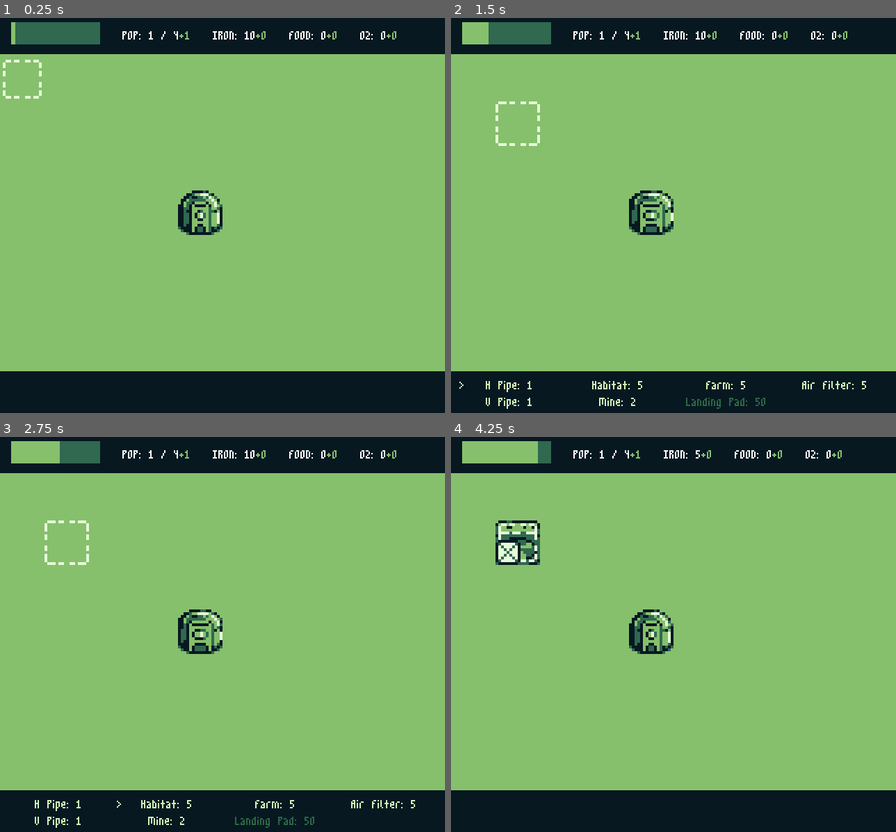
Above: before the commit, frames 1-4 (two rows, left to right).
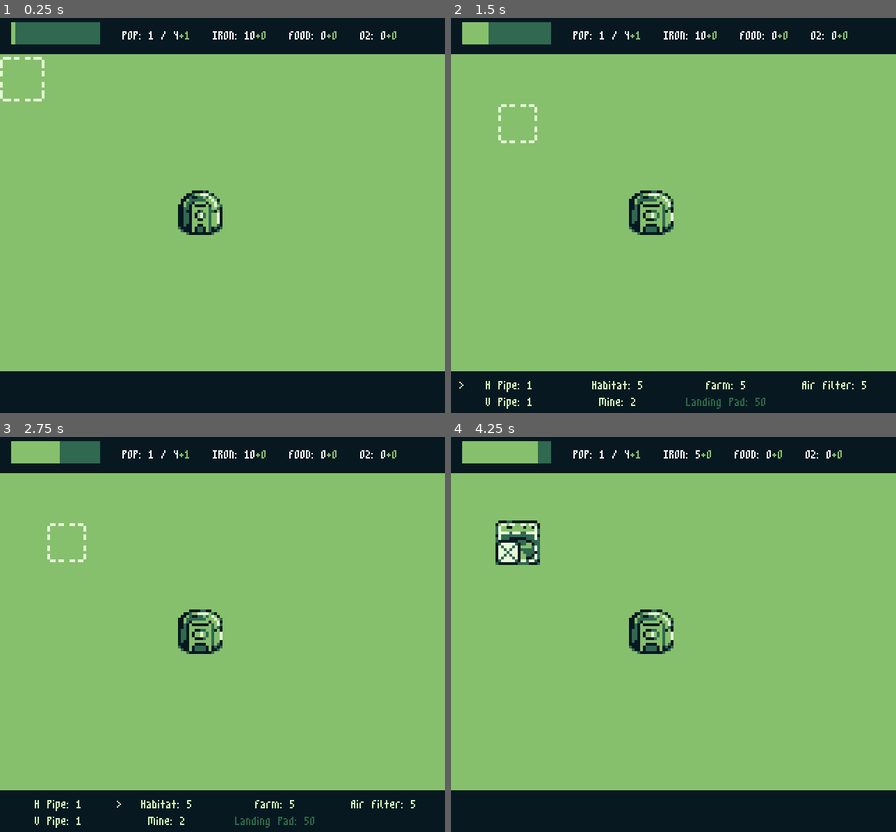
Above: after the commit, the same moments.

Repository: lrozanski/gb-jam-11_space
Game: Godot game, scene res://scenes/main.tscn
Two runs of this game, one before a commit and one after it. Both use one fixed random seed, a clock stepped at 60 frames per second and the inputs below.
Inputs:
- Up to frame 1 (0.25 s): no input
- Up to frame 2 (1.5 s): hold D (Right) 0.53-1.28 s; tap C (Start) at 0.6 s; hold S (Down) from 1.28 s (still down); tap Z (Confirm) at 1.35 s
- Up to frame 3 (2.75 s): tap C (Start) at 1.55, 2.1 s; release S (Down) at 2.03 s; hold D (Right) from 2.03 s (still down)
- Up to frame 4 (4.25 s): tap Enter at 2.75 s; release D (Right) at 2.78 s; hold W (Up) 2.78-3.53 s; tap C (Start) at 2.85, 3.8 s; hold A (Left) from 3.53 s (still down); tap Z (Confirm) at 3.6 s

The runs differ from the first frame. In frame 1, 0.3% of the frame differs, in the area x 0-10%, y 9-22%; in frame 2, 0.3%; in frame 3, 0.3%; in frame 4, 0.5%, in the area x 40-50%, y 43-55%.

Commit message:
Synced building animations

Diff:
--- a/AnimationManager.gd
+++ b/AnimationManager.gd
@@ -9,6 +9,8 @@
 func _ready():
 	map.connect("building_built", _on_building_built, CONNECT_DEFERRED)
 	map.connect("building_removed", _on_building_removed, CONNECT_DEFERRED)
+
+	_update_global_animations()
 
 
 func _on_building_built(_building_name: String, _tile_position: Vector2i):
@@ -28,4 +30,10 @@
 		if is_instance_valid(building) && building.disabled:
 			building.restart_animations()
 
+	var animated = get_tree().get_nodes_in_group("animated")
+	for instance in animated:
+		var sprite: AnimatedSprite2D = instance.get_node("AnimatedSprite2D")
+		sprite.stop()
+		sprite.play("default")
+
 	cursor.restart_animation()
--- a/buildings/hq.tscn
+++ b/buildings/hq.tscn
@@ -30,7 +30,7 @@
 "speed": 2.0
 }]
 
-[node name="HQ" type="StaticBody2D" groups=["buildings", "hq"]]
+[node name="HQ" type="StaticBody2D" groups=["animated", "buildings", "hq"]]
 position = Vector2(256, 256)
 collision_layer = 2
 collision_mask = 0
--- a/buildings/mine.tscn
+++ b/buildings/mine.tscn
@@ -30,7 +30,7 @@
 "speed": 2.0
 }]
 
-[node name="Mine" type="StaticBody2D" groups=["buildings", "hq"]]
+[node name="Mine" type="StaticBody2D" groups=["animated", "buildings", "hq"]]
 position = Vector2(256, 256)
 collision_layer = 2
 collision_mask = 0
--- a/ui/cursor.tscn
+++ b/ui/cursor.tscn
@@ -25,7 +25,7 @@
 "speed": 2.0
 }]
 
-[node name="Cursor" type="Node2D"]
+[node name="Cursor" type="Node2D" groups=["animated"]]
 script = ExtResource("1_tak03")
 
 [node name="AnimatedSprite2D" type="AnimatedSprite2D" parent="."]
